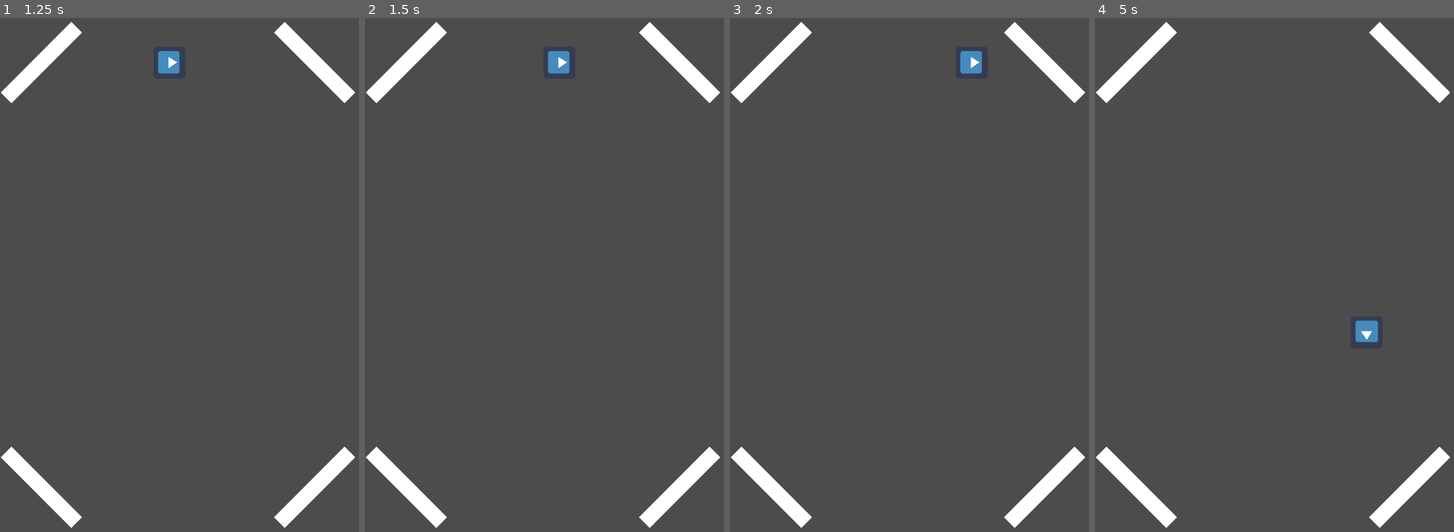
Above: before the commit, frames 1-4 (left to right).
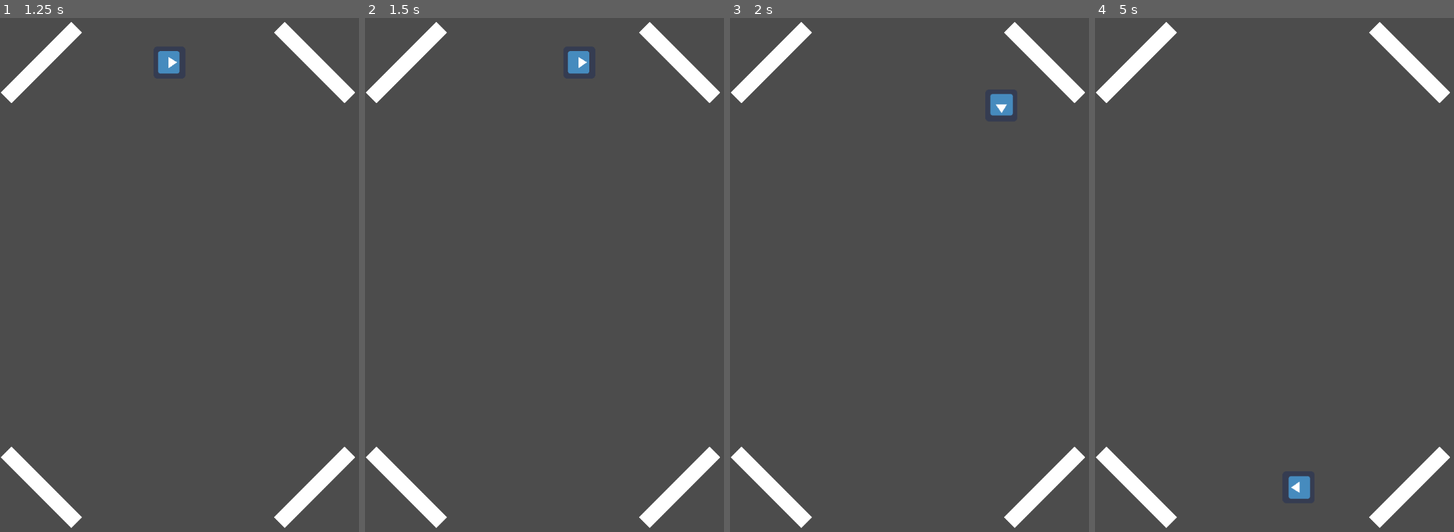
Above: after the commit, the same moments.

Repository: sangmin0212/A_Wind_Up_Toy_Roadrun
Game: Godot game, scene res://GameManager.tscn
The game is run twice, just before and just after one commit, with the same random seed, the same clock (stepped at 60 frames per second) and the same inputs. This scene is started directly instead of the project's main scene. The engine's default icon, where the game draws it, is replaced by a stand-in: a white triangle on a blue panel in a dark square.
Inputs:
- Up to frame 1 (1.25 s): tap Enter at 0.5 s; hold Up (ui_up) from 0.53 s (still down)
- Up to frame 2 (1.5 s): release Up (ui_up) at 1.28 s; hold Down (ui_down) from 1.28 s (still down)
- Up to frame 3 (2 s): keep holding Down (ui_down)
- Up to frame 4 (5 s): release Down (ui_down) at 2.03 s; hold Up (ui_up) 2.03-3.53 s; hold Down (ui_down) from 3.53 s (still down)

Frame 1 is identical in both runs. In frame 2, 0.5% of the frame differs, in the area x 50-63%, y 6-11%; in frame 3, 0.5%; in frame 4, 0.6%, in the area x 53-79%, y 58-94%.
Error after the commit: Invalid get index 'collider' (on base: 'null instance'). (res://Player/PlayerManager.gd:70)

Commit message:
modify gameManager, playerManager, monsterManager, monster
gameManager : implement monster_spawn(), game_over()
player : add item skill
monster : if monster collide with player, kill the player
monsterManager : control monster spawn, status

Diff:
--- a/GameManager.gd
+++ b/GameManager.gd
@@ -2,43 +2,63 @@
 
 class_name GameManager
 
-onready var monsterManager = preload("res://Monster/Monster.tscn")
 onready var playerManager = get_node("Player")
+onready var monsterManager = get_node("MonsterManager")
 
 signal spawn_monster(playerPos,playerVelocity)
 
 var gameStart = false
+var gameOver = false
 var isMonster = false
 
 var startPoint = Vector2(20,20)
 var playerPos = Vector2.ZERO
 var playerVelocity = Vector2.ZERO
-var startTimer = Timer.new()
-var monsterTimer = Timer.new()
+var startTimer
+var monsterTimer
+var isSpawnMonster
 
 
 func _ready():
-	add_child(startTimer)
-	startTimer.connect("timeout",self,"_on_timeout")
-	startTimer.set_wait_time(3)
+	# set timer
+	startTimer = create_timer("game_start", 3)
+	monsterTimer = create_timer("spawn_monster", 3)
+
 	startTimer.start()
 
-	# pause player
+func game_start():
+	if !gameStart:
+		gameStart = true
+		# after 3 second, start player
+		playerManager.game_start()
+		# to spawn monster, start monster timer
+		start_monster_timer()
+
+func is_gameOver():
+	gameOver = true
 
 func _process(delta):
-	pass
+	if gameOver:
+		playerManager.game_over()
+		monsterTimer.stop()
+		# 메뉴창으로 돌아가기?
+		# gameOver UI
 
-func spawnMonseter():
+func start_monster_timer():
+	# spawn monster
+	monsterTimer.start()
 	playerPos = playerManager.position
 	playerVelocity = playerManager.velocity
+
+func spawn_monster():
+	isSpawnMonster = true
 	emit_signal("spawn_monster", playerPos, playerVelocity)
 
-func _on_timeout():
-	if !gameStart:
-		gameStart = true
-
-		# after 3 second, start player
-		playerManager.start()
-
-		# deliver player's information to the monster.
-		spawnMonseter()
+# make timer
+# https://godotengine.org/qa/46078/perhaps-a-second-timer
+func create_timer (item_func, item_time) -> Timer:
+	var timer = Timer.new()
+	add_child(timer)
+	timer.set_wait_time (item_time)
+	timer.connect("timeout", self, item_func)
+	return timer
--- a/Monster/Monster.gd
+++ b/Monster/Monster.gd
@@ -2,13 +2,15 @@
 
 class_name Monster
 
+var monsterManager
 var isMonster = false
 var hitPlayer = false
 var target
 var velocity = Vector2.ZERO
 var speed = 300
 
-signal hit_player()
+var gameOver = false
+var isDead = false
 
 
 func setting(_position, _velocity):
@@ -17,16 +19,20 @@
 
 func _ready():
 	look_at(position)
+	monsterManager = find_parent("MonsterManager")
 
 func _physics_process(delta):
 	velocity = velocity.normalized() * speed
 	var collision = move_and_collide(velocity*delta)
 
 	if collision:
-		# 부딪힌게 플레이어면 플레이어 생명 하나 깎기 or 제거
+		# if collide with player, kill the player!
 		if collision.collider.get_collision_layer_bit(0):
-			emit_signal("hit_player")
-			# if collide with wall, the monster will be destroyed
+			speed = 0
+			monsterManager.killPlayer = true
+		# if collide with wall, the monster will be destroyed
 		if collision.collider.get_collision_layer_bit(1):
 			print("monster is dead")
+			monsterManager.monsterDead = true
+			# GameManager.MonsterTImer start
 			queue_free()
--- a/MonsterManager.gd
+++ b/MonsterManager.gd
@@ -1,26 +1,25 @@
 extends Node2D
 
-var monsters = preload("res://Monster/Monster.tscn")
-var monsterTimer = Timer.new()
+onready var gameManager = find_parent("GameManager")
+onready var monsters = preload("res://Monster/Monster.tscn")
+
 var playerPos
 var playerVelocity
+var monster
 
-onready var gameManager = load("res://GameManager.tscn")
+var monsterDead = false
+var killPlayer = false
 
-func _ready():
-	add_child(monsterTimer)
-	monsterTimer.connect("timeout",self,"_on_timeout")
-
-func _on_timeout():
-	initMonster()
-
-func initMonster():
-	var monster = monsters.instance()
-	monster.setting(playerPos,playerVelocity)
+func _on_GameManager_spawn_monster(_playerPos, _playerVelocity):
+	monster = monsters.instance()
+	monster.setting(_playerPos,_playerVelocity)
 	add_child(monster)
 
-func _on_GameManager_spawn_monster(_playerPos, _playerVelocity):
-	playerPos = _playerPos
-	playerVelocity = _playerVelocity
-	monsterTimer.set_wait_time(5)
-	monsterTimer.start()
+func _process(delta):
+	if killPlayer == true:
+		# 게임 매니저 가서 게임 중지
+		gameManager.is_gameOver()
+	if monsterDead == true:
+		# 두번째 생성부터 텀 빠르게 하고 싶으면 gameManager.MonsterTimer.set_wait_time(몇초) 하기
+		gameManager.start_monster_timer()
+		monsterDead = false
--- a/Player/PlayerManager.gd
+++ b/Player/PlayerManager.gd
@@ -2,33 +2,36 @@
 
 class_name PlayerManager
 
-# move
+onready var gameManager = find_parent("GameManager")
+
+# Move and Rotate
 var velocity = Vector2(1,0)
 var speed = 0
-# rotate
 var reflect_angle = 0
 var isturn = false
 var i = 0
-# battery and life
+# Item
 var is_battery_work = true
-var life = 3
-var timer
+var batteryTimer
+var boosterTimer
 
-var monster = preload("res://Monster/Monster.tscn")
 
 func _init(_position = Vector2(0,0)):
 	position = _position
 
 func _ready():
 	# set timer. After 10 second, player's speed will be decreased
-	timer= Timer.new()
-	add_child(timer)
-	timer.connect("timeout",self,"_on_timeout")
+	batteryTimer = create_timer("battery_cooltime",10)
+	boosterTimer = create_timer("booster_cooltime", 5)
 
-func start():
+func game_start():
 	speed = 200
-	timer.set_wait_time(10)
-	timer.start()
+	batteryTimer.set_wait_time(10)
+	batteryTimer.start()
+
+func game_over():
+	speed = 0
+	# 추가 : dead effect, dead sound
 
 func _physics_process(delta):
 	# player move itself
@@ -39,19 +42,19 @@
 
 	# turn the player based on reflect_angle
 	if i < 10 and isturn:
-		rotate(reflect_angle)
+		rotate(reflect_angle/10)
 		i += 1
 		if i == 10:
 			i = 0
 			isturn = false
 
 	# if wind-up toy collide with wall, change move direction
+	# 추가 : reflect sound
 	if collision:
 		var reflect = collision.remainder.bounce(collision.normal)
 		# calculate reflect_angle(using 2 vector). using rotate in _physics_process for rotate smootly
 		reflect_angle = velocity.angle_to(reflect)
-		reflect_angle = reflect_angle/10
-		print(reflect_angle)
+		# if reflect_angle is 3.14159...(180 degree) it didn't change well
 		isturn = true
 		# move base on bounce vector
 		velocity = velocity.bounce(collision.normal)
@@ -59,25 +62,54 @@
 
 	# speed will be decreased if you want to charge it, eat battery
 	if !is_battery_work and speed >= 0:
-		speed -= 1
+		# 추가 : battery low sound
+		speed -= 2
+		if speed <= 0:
+			speed = 0
 
-func charge():
-	timer.start()
+	if collision.collider.get_collision_layer_bit(3):
+		battery()
+
+	if collision.collider.get_collision_layer_bit(4):
+		booster()
+
+	if collision.collider.get_collision_layer_bit(5):
+		gameManager.is_gameOver()
+
+
+# Item
+func battery():
+	# 추가 : baatery sound
 	is_battery_work = true
 	speed = 200
+	batteryTimer.start()
 
-func _on_timeout():
+func booster():
+	# 추가 : booster sound
+	speed = 400
+	boosterTimer.set_wait_time(5)
+	boosterTimer.start()
+
+# Item timer
+func battery_cooltime():
 	print("The battery is dead!")
 	is_battery_work = false
 
-#임시 코드 for battery charging
+func booster_cooltime():
+	speed = 200
+
+# make timer
+# https://godotengine.org/qa/46078/perhaps-a-second-timer
+func create_timer (item_func, item_time) -> Timer:
+	var timer = Timer.new()
+	add_child (timer)
+	timer.set_wait_time (item_time)
+	timer.connect("timeout", self, item_func)
+	return timer
+
+#임시 치트키
 func _input(event):
 	if Input.is_action_pressed("ui_up"):
-			charge()
-
-func booster():
-	# 5초간 속도 2배로 증가
-	pass
-
-func looseLife():
-	print("아파")
+			battery()
+	if Input.is_action_pressed("ui_down"):
+			booster()
--- a/project.godot
+++ b/project.godot
@@ -41,11 +41,18 @@
 window/size/width=720
 window/size/height=1080
 
+[global]
+
+window=false
+
 [layer_names]
 
 2d_physics/layer_1="player"
 2d_physics/layer_2="wall"
 2d_physics/layer_3="eneimes"
+2d_physics/layer_4="battery"
+2d_physics/layer_5="booster"
+2d_physics/layer_6="bomb"
 
 [physics]
 
